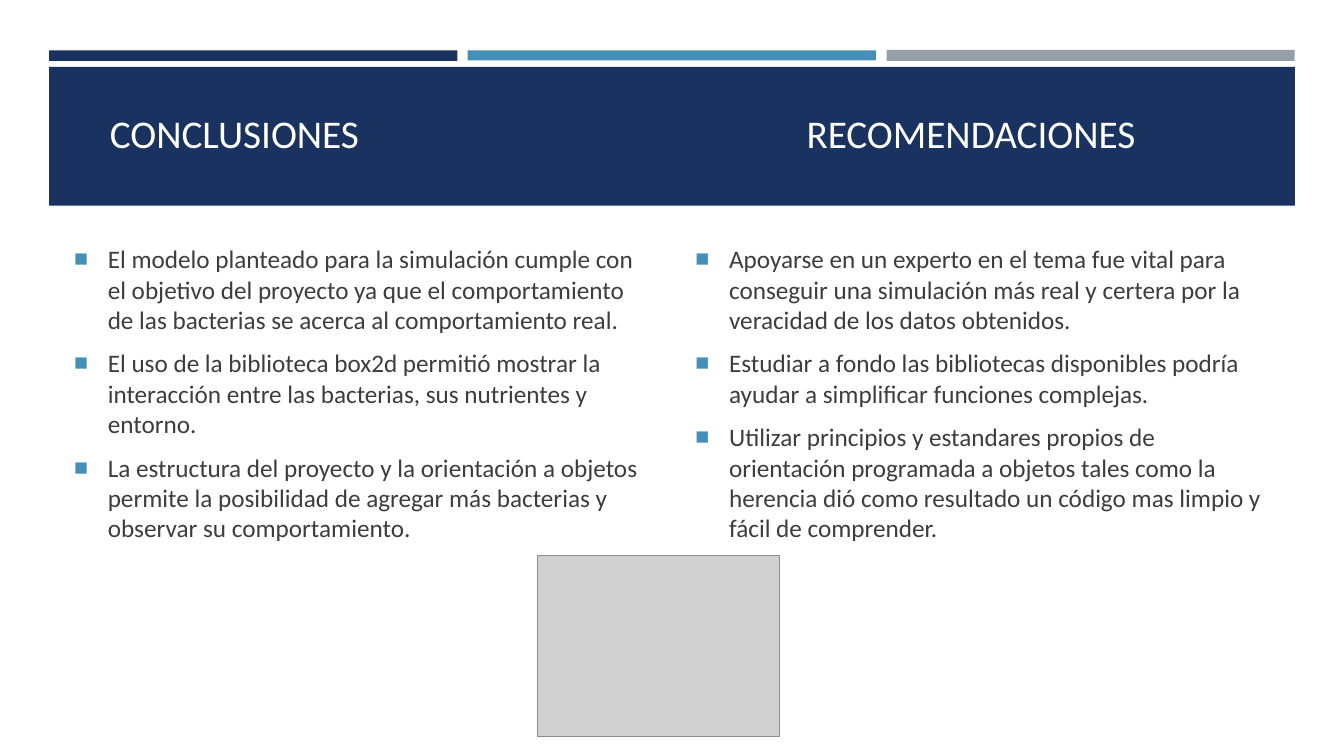
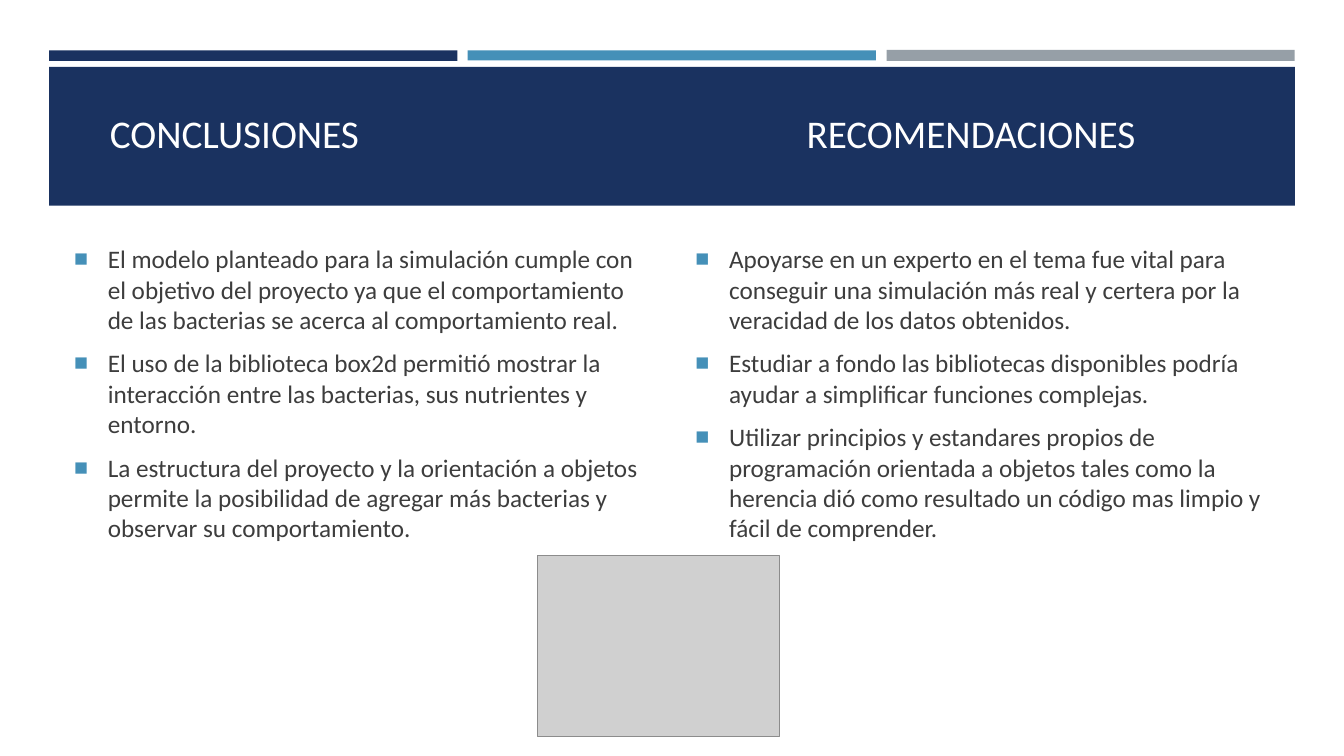
Before and after one commit to rubengv1999/ObvioMicrobio, a slide deck: slide 8 of Obvio Microbio.pptx. Drawn at 1344x756 pixels with LibreOffice and Linux fonts; fonts in the diff are those of the drawing; grey boxes stand for pictures. Boxes give left, top, right and bottom in pixels: in the first picture for what was removed or moved away, otherwise in the second. Text is boxed around its words. In the diff, an @@ line names an element or a change of style, - is before the commit and + after.

```diff
--- a/Obvio Microbio.pptx
+++ b/Obvio Microbio.pptx
@@ text at (x1=729, y1=428, x2=1260, y2=541): text changed @@
-■ Utilizar principios y estandares propios de orientación programada a objetos tales como la herencia dió como resultado un código mas limpio y fácil de comprender.
+■ Utilizar principios y estandares propios de programación orientada a objetos tales como la herencia dió como resultado un código mas limpio y fácil de comprender.
```
Also in this commit, not shown: 2 other slides changed, 1 other file.
